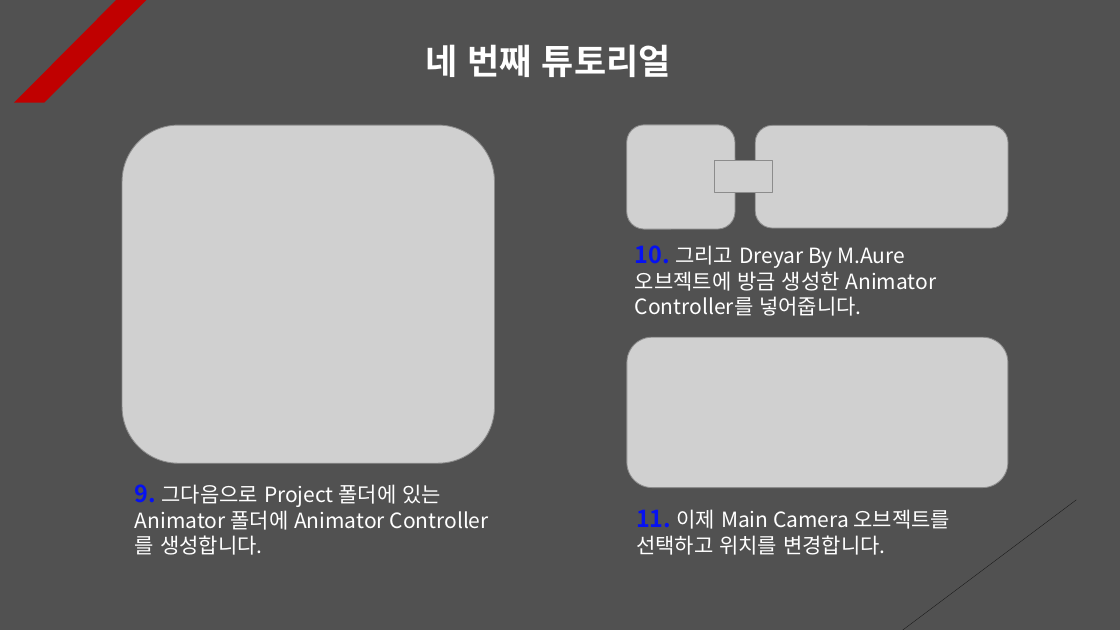
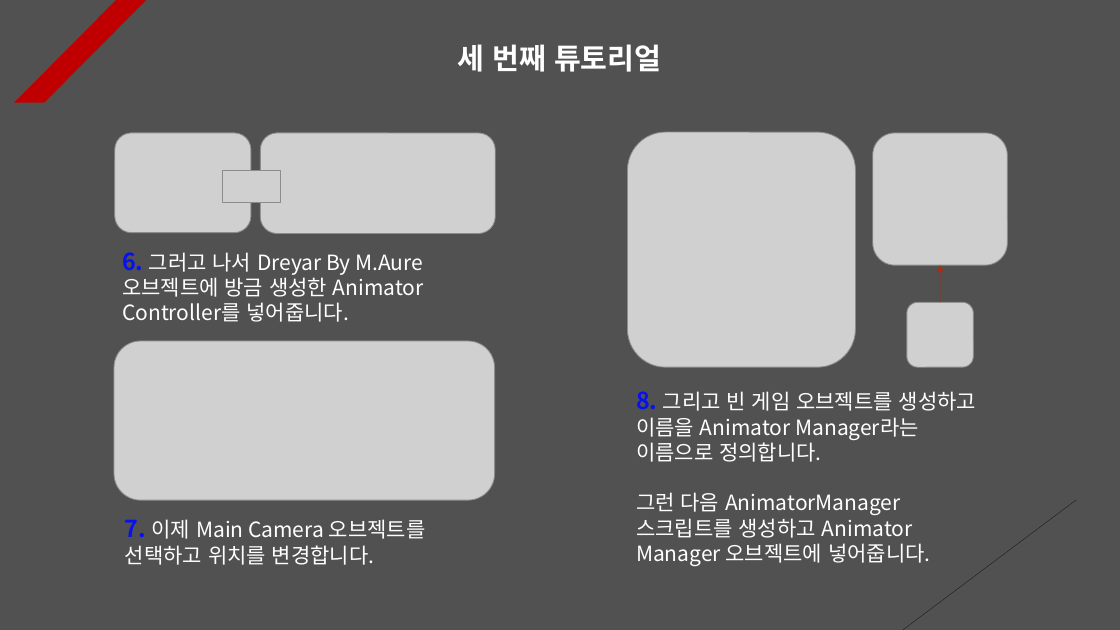
Before and after one commit to Unity2033/3D-UnityEngine, a slide deck: slide 3 of Assets/Animator Controller/PPT Data/Animator Controller Example.pptx (slide 4 before the commit). Drawn at 1120x630 pixels with LibreOffice and Linux fonts; fonts in the diff are those of the drawing; grey boxes stand for pictures. Boxes give left, top, right and bottom in pixels: in the first picture for what was removed or moved away, otherwise in the second. Text is boxed around its words. In the diff, an @@ line names an element or a change of style, - is before the commit and + after.

```diff
--- a/Assets/Animator Controller/PPT Data/Animator Controller Example.pptx
+++ b/Assets/Animator Controller/PPT Data/Animator Controller Example.pptx
@@ text at bbox=[457, 44, 661, 72]: text changed; size 30 to 25 pt @@
-네 번째 튜토리얼
+세 번째 튜토리얼
@@ picture added at bbox=[115, 133, 251, 233] @@
@@ picture removed at bbox=[122, 125, 494, 464] @@
@@ picture added at bbox=[260, 133, 496, 234] @@
@@ picture removed at bbox=[627, 125, 735, 229] @@
@@ picture added at bbox=[628, 132, 855, 367] @@
@@ picture removed at bbox=[755, 125, 1008, 228] @@
@@ picture added at bbox=[873, 133, 1007, 265] @@
@@ picture: place and size @@
-picture at bbox=[715, 160, 772, 192]
+picture at bbox=[223, 171, 280, 202]
@@ text at bbox=[122, 252, 424, 322]: text changed @@
-10. 그리고 Dreyar By M.Aure 오브젝트에 방금 생성한 Animator Controller를 넣어줍니다.
+6. 그러고 나서 Dreyar By M.Aure 오브젝트에 방금 생성한 Animator Controller를 넣어줍니다.
@@ arrow added from (940, 302) to (940, 266), #A5300F 0.5 pt dashed @@
@@ picture added at bbox=[907, 302, 974, 367] @@
@@ picture: place and size @@
-picture at bbox=[627, 337, 1008, 487]
+picture at bbox=[114, 341, 495, 500]
@@ text added at bbox=[636, 391, 976, 566], 18 pt, text #FFFFFF @@
+8. 그리고 빈 게임 오브젝트를 생성하고 이름을 Animator Manager라는 이름으로 정의합니다.
+그런 다음 AnimatorManager 스크립트를 생성하고 Animator Manager 오브젝트에 넣어줍니다.
@@ text removed at bbox=[135, 484, 441, 555] @@
-9. 그다음으로 Project 폴더에 있는 Animator 폴더에 Animator Controller를 생성합니다.
@@ text at bbox=[125, 519, 426, 565]: text changed @@
-11. 이제 Main Camera 오브젝트를 선택하고 위치를 변경합니다.
+7. 이제 Main Camera 오브젝트를 선택하고 위치를 변경합니다.
```
Also in this commit, not shown: 2 other slides changed, 1 slide added, 6 slides removed, 27 other files.
